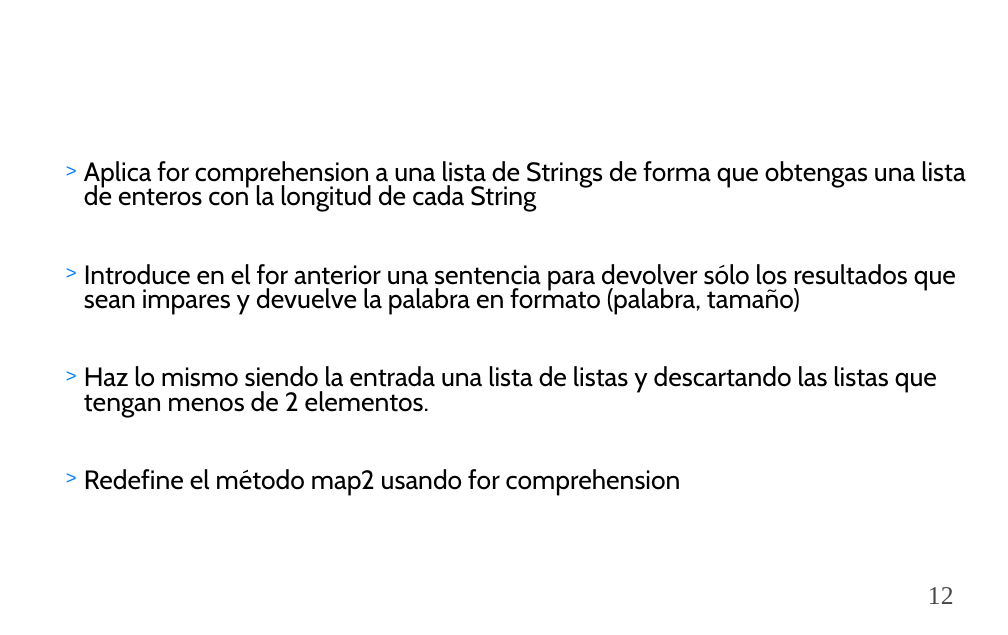
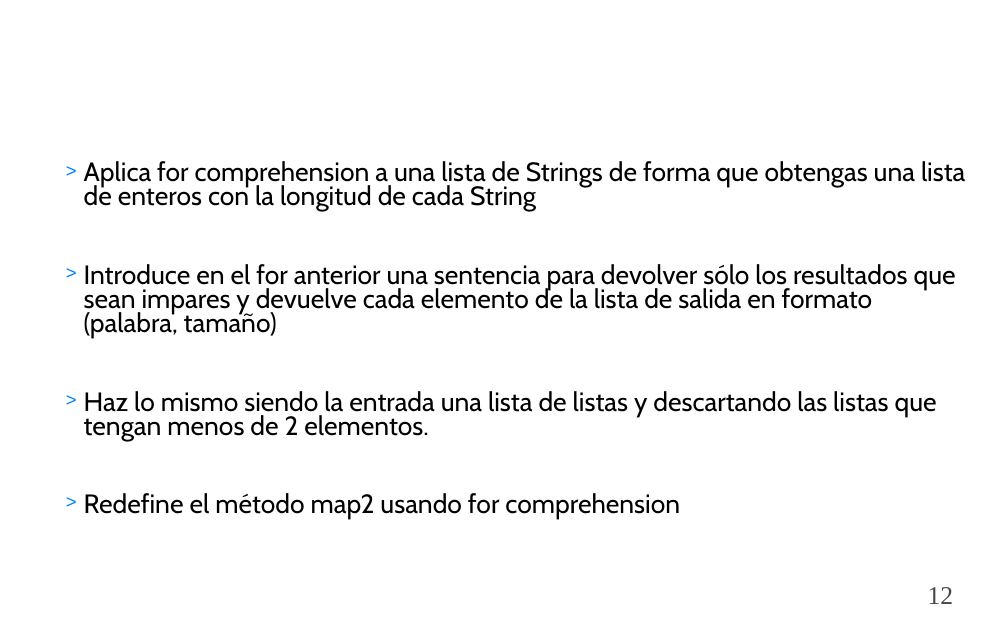
Before and after one commit to togacharls/cursoScala, a slide deck: slide 12 of guiones/ppt/8.Programación Funcional Scala.ppt. Drawn at 1008x635 pixels with LibreOffice and Linux fonts; fonts in the diff are those of the drawing; background and template pictures are left out. Boxes give left, top, right and bottom in pixels: in the first picture for what was removed or moved away, otherwise in the second. Text is boxed around its words. In the diff, an @@ line names an element or a change of style, - is before the commit and + after.

```diff
--- a/guiones/ppt/8.Programación Funcional Scala.ppt
+++ b/guiones/ppt/8.Programación Funcional Scala.ppt
@@ text at [84,161,965,519]: indent changed @@
@@ text at [84,264,956,338]: text changed @@
-> Introduce en el for anterior una sentencia para devolver sólo los resultados que sean impares y devuelve la palabra en formato (palabra, tamaño)
+> Introduce en el for anterior una sentencia para devolver sólo los resultados que sean impares y devuelve cada elemento de la lista de salida en formato (palabra, tamaño)
```
Also in this commit, not shown: 13 other slides changed, 9 other files.
